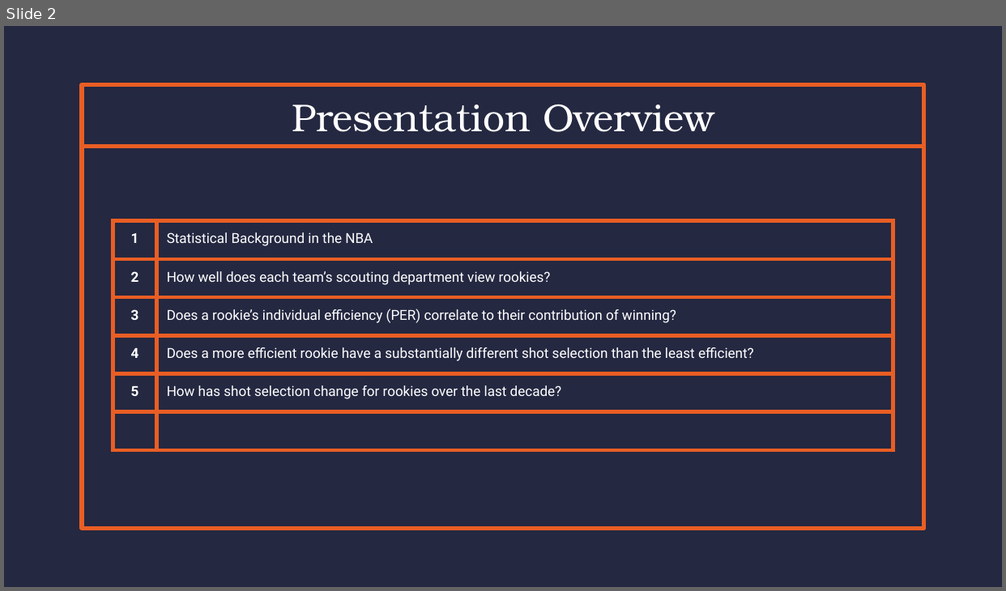
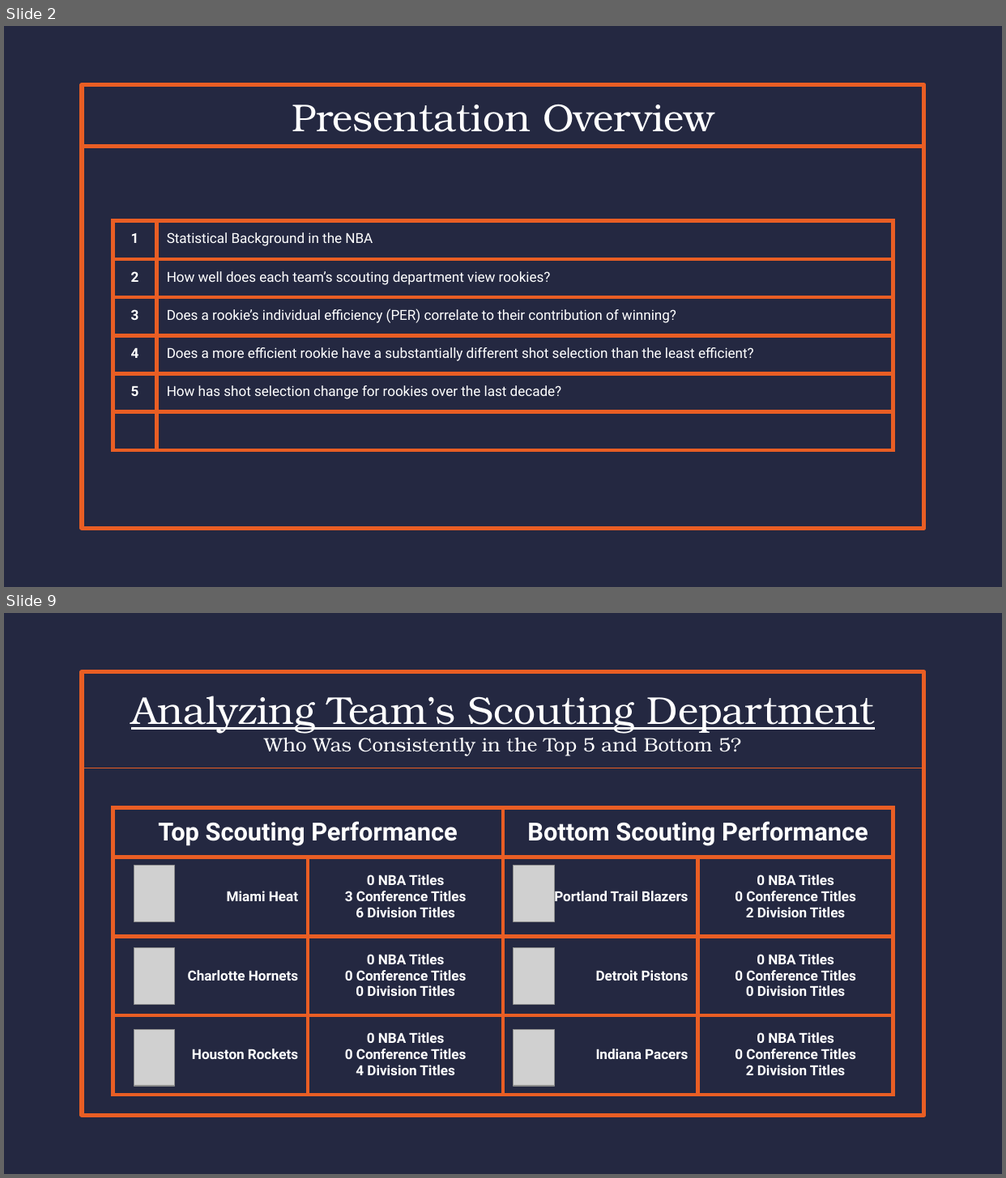
Before and after one commit to Zavello/capstone_DA12_NBA, a slide deck: CapStone Presentation.pptx. Shown one above the other, each under a label of ours: slide 2 before the commit, slides 2 and 9 after it; the slides between them are not shown. The pictures are 1006x591 and 1006x1178 pixels, drawn with LibreOffice and Linux fonts; fonts in the diff are those of the drawing; grey boxes stand for pictures. Boxes give left, top, right and bottom in pixels: in the first picture for what was removed or moved away, otherwise in the second. Text is boxed around its words. In the diff, an @@ line names an element or a change of style, - is before the commit and + after.

```diff
--- a/CapStone Presentation.pptx
+++ b/CapStone Presentation.pptx
@@ slide 9 added at <box>4,613,1002,1174</box>, background #242841; not listed: 1 template element that a slide beside it also shows @@
@@ rectangle added at <box>82,673,924,768</box>, outline #E95E24 0.75 pt, 14 pt, text #FFFFFF @@
+Analyzing Team’s Scouting Department
+Who Was Consistently in the Top 5 and Bottom 5?
@@ table added at <box>113,807,891,1095</box>, 4 rows, 4 columns @@
+Top Scouting Performance |  | Bottom Scouting Performance | 
+Miami Heat | 0 NBA Titles / 3 Conference Titles / 6 Division Titles | Portland Trail Blazers | 0 NBA Titles / 0 Conference Titles / 2 Division Titles
+Charlotte Hornets | 0 NBA Titles / 0 Conference Titles / 0 Division Titles | Detroit Pistons | 0 NBA Titles / 0 Conference Titles / 0 Division Titles
+Houston Rockets | 0 NBA Titles / 0 Conference Titles / 4 Division Titles | Indiana Pacers | 0 NBA Titles / 0 Conference Titles / 2 Division Titles
@@ picture added at <box>134,866,175,922</box> @@
@@ picture added at <box>513,866,554,922</box> @@
@@ picture added at <box>134,948,175,1005</box> @@
@@ picture added at <box>513,948,554,1005</box> @@
@@ picture added at <box>134,1029,175,1086</box> @@
@@ picture added at <box>513,1029,554,1086</box> @@
```
Also in this commit, not shown: 7 other slides added, 2 slides removed, 5 other files.
